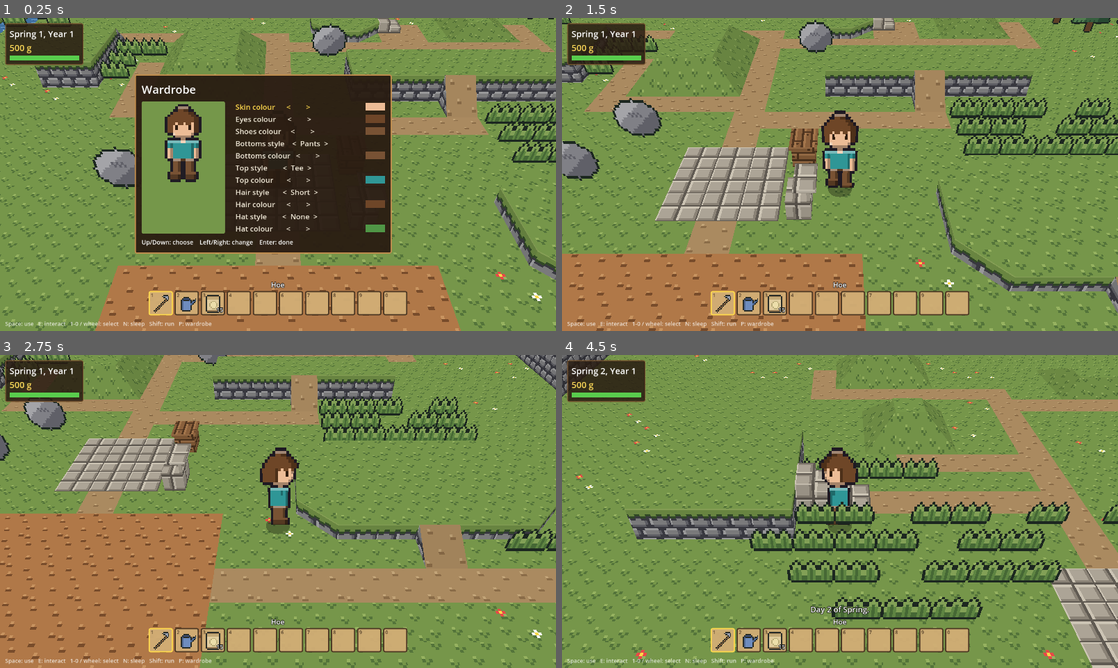
Above: before the commit, frames 1-4 (two rows, left to right).
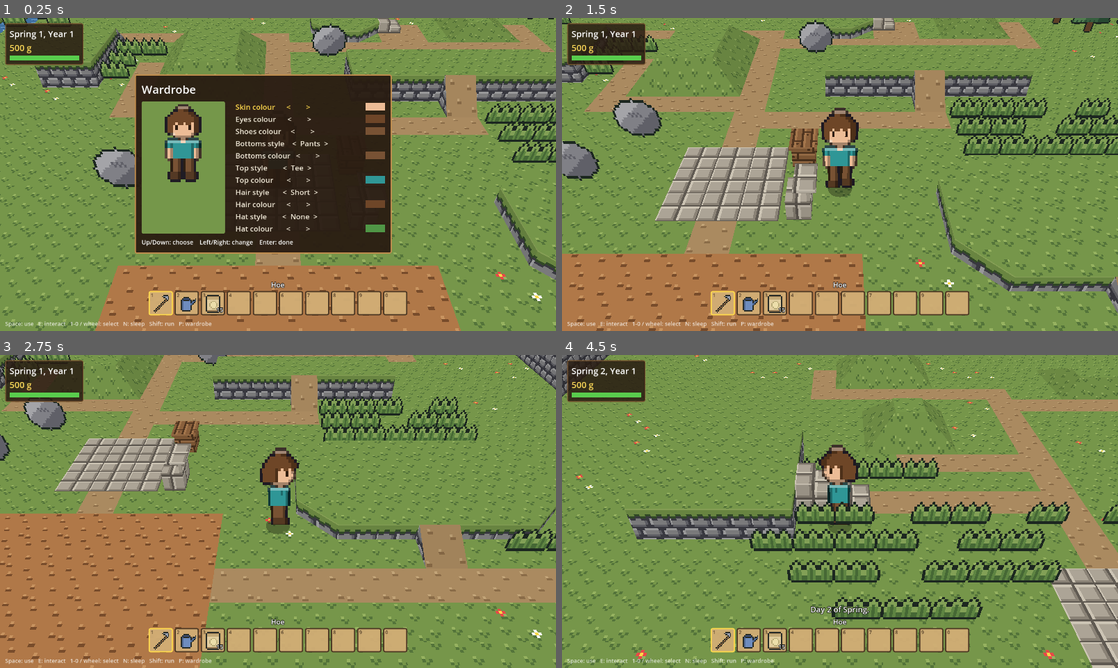
Above: after the commit, the same moments.

Repository: grimechristopher/procedural-game
Game: Godot game, scene res://scenes/main.tscn
Two runs of this game, one before a commit and one after it. Both use one fixed random seed, a clock stepped at 60 frames per second and the inputs below.
Inputs (mouse positions are in pixels of both pictures, inside the frame that each line leads up to):
- Up to frame 1 (0.25 s): no input
- Up to frame 2 (1.5 s): tap Enter (ui_accept) at 0.5, 0.77 s; move the mouse to (962, 158) at 0.52 s; hold D (move_right) 0.53-1.28 s; hold Mouse wheel down (hotbar_next) 0.53-1.28 s; click (962, 158) at 0.67 s; move the mouse to (728, 190) at 1.27 s; hold S (move_down) from 1.28 s (still down); tap Mouse wheel up (hotbar_prev) at 1.35 s
- Up to frame 3 (2.75 s): tap Enter (ui_accept) at 1.52 s; move the mouse to (333, 442) at 2.02 s; release S (move_down) at 2.03 s; hold D (move_right) from 2.03 s (still down); hold E (interact) from 2.03 s (still down)
- Up to frame 4 (4.5 s): move the mouse to (812, 574) at 2.77 s; release D (move_right) at 2.78 s; release E (interact) at 2.78 s; hold W (move_up) 2.78-3.53 s; tap R (regenerate) at 2.85 s; click (812, 574) at 2.92 s; tap Enter (ui_accept) at 3.02, 3.77 s; move the mouse to (1006, 558) at 3.52 s; hold Shift (run) 3.53-4.28 s; hold A (move_left) from 3.53 s (still down); move the mouse to (673, 464) at 4.27 s; tap N (sleep) at 4.35 s

The runs differ from the first frame. In frame 1, 0.2% of the frame differs, in the area x 29-37%, y 27-50%; in frame 2, 0.6%, in the area x 46-54%, y 28-55%; in frame 3, 0.1%; in frame 4, 0.5%.

Commit message:
8-frame walk cycle and coloured outlines for the player
Follows Bandygrass's 8-directional walk cycle tutorial (technique only):
default, up (body lifts 1px, moving foot at its highest), contact (feet
and arms farthest apart; the nearer foot lower and wider in front and
back views), passing (back foot lifts), then the same with the other leg.
Each grid step plays half the cycle. Diagonals raise the leading side's
arm and leg a pixel. Sheets grow to 7 columns.

Outlines now take a dark shade of the colour they border instead of
near-black, as DS overworld sprites do.

Co-Authored-By: Claude Opus 5.5 <noreply@anthropic.com>
Claude-Session: https://claude.ai/code/session_01QBAyNdiLYtBbpQzeaWaTYf

Diff:
--- a/scripts/appearance.gd
+++ b/scripts/appearance.gd
@@ -5,15 +5,21 @@
 ## slot, and the sprite sheet built from them.
 ##
 ## Layer art comes from tools/make_character.py: every layer shares one
-## layout (32x32 frames, 3 columns stand / step A / step B, 5 rows facing
-## S, SE, E, NE, N) and marks recolourable pixels as (r, 0, 255) shades.
-## build_texture() recolours each chosen layer, stacks them in slot order,
-## and outlines the result, once per change rather than every frame.
+## layout (32x32 frames, 7 columns: default, then up / contact / passing for
+## each leg; 5 rows facing S, SE, E, NE, N) and marks recolourable pixels as
+## (r, 0, 255) shades. build_texture() recolours each chosen layer, stacks
+## them in slot order, and outlines the result, once per change rather than
+## every frame.
 
 const FRAME := 32
-const COLS := 3
+const COLS := 7
+## Walk frames per grid step (default, up, contact, passing).
+const STEP_FRAMES := 4
 const ROWS := 5
+## Outlines take a dark shade of the colour they border, DS style, but never
+## lighter than this.
 const OUTLINE := Color8(32, 28, 36)
+const OUTLINE_DARKEN := 0.62
 
 const CLOTH := [
 	Color8(200, 56, 56), Color8(224, 128, 48), Color8(232, 200, 72), Color8(80, 150, 70),
@@ -113,7 +119,15 @@
 			out.set_pixel(x, y, c)
 
 
-## Dark outline around everything, kept inside each frame.
+## Walk column for a point in a step: the default frame, then up, contact
+## and passing for whichever leg is stepping.
+static func walk_column(step_progress: float, left_foot: bool) -> int:
+	var stage := clampi(int(step_progress * STEP_FRAMES), 0, STEP_FRAMES - 1)
+	return 0 if stage == 0 else stage + (0 if left_foot else 3)
+
+
+## Outline around everything, kept inside each frame, coloured a dark shade
+## of the pixel it borders.
 static func _outline(img: Image) -> void:
 	var src := img.duplicate() as Image
 	for y in img.get_height():
@@ -125,6 +139,8 @@
 			for d in [Vector2i(1, 0), Vector2i(-1, 0), Vector2i(0, 1), Vector2i(0, -1)]:
 				if fx + d.x < 0 or fx + d.x >= FRAME or fy + d.y < 0 or fy + d.y >= FRAME:
 					continue
-				if src.get_pixel(x + d.x, y + d.y).a > 0.5:
-					img.set_pixel(x, y, OUTLINE)
+				var inside := src.get_pixel(x + d.x, y + d.y)
+				if inside.a > 0.5:
+					var edge := inside.darkened(OUTLINE_DARKEN)
+					img.set_pixel(x, y, edge if edge.get_luminance() > OUTLINE.get_luminance() else OUTLINE)
 					break
--- a/scripts/player.gd
+++ b/scripts/player.gd
@@ -18,8 +18,6 @@
 ## Diagonal steps take this much longer, so on-screen speed stays constant.
 @export var diagonal_time_scale := 1.41421
 
-## Fraction of each step spent on the stepping frame before standing again.
-@export var step_frame_portion := 0.6
 
 @onready var sprite: Sprite3D = $Sprite
 
@@ -151,13 +149,14 @@
 	_update_frame()
 
 
-## Picks the sheet row for our facing and the walk frame: a stepping frame
-## (alternating feet) for the first part of each step, standing otherwise.
+## Picks the sheet row for our facing and the walk frame: each grid step
+## plays half the walk cycle (default, up, contact, passing), alternating
+## feet between steps.
 func _update_frame() -> void:
 	var row: Array = Appearance.FACING_ROWS[facing]
 	var column := 0
-	if _moving and _t < step_frame_portion:
-		column = 1 if _left_foot else 2
+	if _moving:
+		column = Appearance.walk_column(_t, _left_foot)
 	sprite.frame = row[0] * Appearance.COLS + column
 	sprite.flip_h = row[1]
 
Binary file changed: assets/character/body.png
Binary file changed: assets/character/bottom_pants.png
Binary file changed: assets/character/bottom_shorts.png
Binary file changed: assets/character/eyes.png
Binary file changed: assets/character/hair_long.png
Binary file changed: assets/character/hair_short.png
Binary file changed: assets/character/hair_spiky.png
Binary file changed: assets/character/hat_beanie.png
Binary file changed: assets/character/hat_cap.png
Binary file changed: assets/character/shoes.png
Binary file changed: assets/character/top_jacket.png
Binary file changed: assets/character/top_long.png
(and 2 more such lines)
